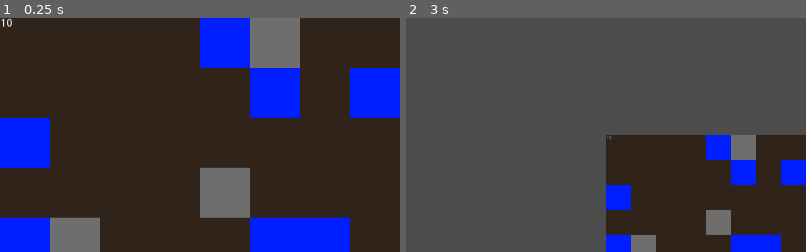
Above: before the commit, frames 1-2 (left to right).
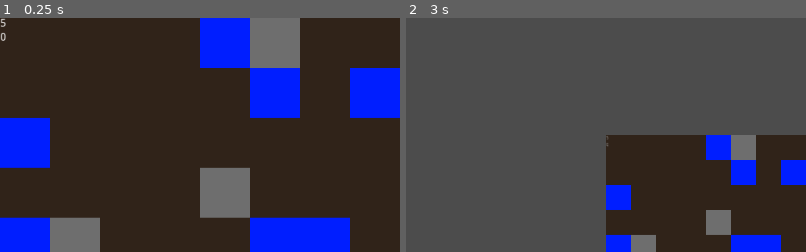
Above: after the commit, the same moments.

Repository: BigAwesome/SpringJam2D
Game: Godot game, scene res://scenes/game.tscn
Same seed, same stepped clock (60 frames per second), same inputs: the game is played once before the commit and once after it.
Inputs (mouse positions are % of the whole screen's width and height, from its top left):
- Up to frame 1 (0.25 s): no input
- Up to frame 2 (3 s): tap Enter at 0.5, 2 s; move the mouse to (72, 45) at 0.52 s; press the mouse at (72, 45) at 0.53 s; tap Space at 1.25, 2.75 s; move the mouse to (30, 55) at 1.27 s; release the mouse at (30, 55) at 1.28 s; click (30, 55) at 1.35 s; move the mouse to (60, 28) at 2.02 s; press the mouse at (60, 28) at 2.03 s; right-click (60, 28) at 2.1 s; move the mouse to (45, 70) at 2.77 s; release the mouse at (45, 70) at 2.78 s; tap Mouse wheel down (mouse_wheel_down) at 2.85 s
The pictures show only the part of the screen within x 0-50%, y 0-50%; the shares and areas given below are measured in that part.

The runs differ from the first frame. In frame 1, 0.1% of the frame differs, in the area x 0-3%, y 0-10%; in frame 2, less than 0.1%.

Commit message:
Added resource consumption example

Diff:
--- a/nodes/menus/score.tscn
+++ b/nodes/menus/score.tscn
@@ -4,5 +4,9 @@
 anchor_right = 1.0
 anchor_bottom = 1.0
 
-[node name="Cells" type="Label" parent="."]
+[node name="Roots" type="Label" parent="."]
 margin_bottom = 14.0
+
+[node name="Trunks" type="Label" parent="."]
+margin_top = 18.0
+margin_bottom = 32.0
--- a/scripts/plants/tree.gd
+++ b/scripts/plants/tree.gd
@@ -48,6 +48,7 @@
 					if(clicked_tile.y == trunk.y - 1 and (clicked_tile.x >= (trunk.x - 1) and clicked_tile.x <= (trunk.x + 1))):
 						treemap.set_cellv(clicked_tile, 3) #place trunk tile ------------------------- set to acctual tile number later on
 						trunks.append(clicked_tile)
+						Score.build_tile("trunks", levelmap.get_cellv(clicked_tile))
 					else:
 						print("Trunk needs to be connected to seed")
 				else: #under seed can only be root
@@ -83,6 +84,10 @@
 					if(root_found):
 						treemap.set_cellv(clicked_tile, 4) #place root tile ------------------------- set to acctual tile number later on
 						roots.append(clicked_tile)
+						var value = levelmap.get_cellv(clicked_tile)
+						Score.build_tile("roots", value)
+						if(value == Score.get_tile("water")):
+							Score.add_resource("trunks", 1)
 					else:
 						print("Root needs to be connected to seed")
 			else:
--- a/scripts/score.gd
+++ b/scripts/score.gd
@@ -4,12 +4,13 @@
 # Declare member variables here. Examples:
 onready var plants = []
 var ui_node
-var cells
+var trunks
+var roots
 
 export var ground_tile_names = {"rock": 0, "dirt": 1, "water": 2, "air": -1, "leaf": 5}
 export var ground_tile_values = [0, -1, 5, -1]
-export var player_resource_names = {"cells": 0}
-export var player_resource_score = [10]
+export var player_resource_names = {"roots": 0, "trunks": 1}
+export var player_resource_score = [5, 0]
 
 
 
@@ -24,15 +25,22 @@
 
 func set_resource(name, value):
 	player_resource_score[get_resource(name)] = value
-func build_tile(name, amount):
-	player_resource_score[get_resource(name)] += ground_tile_values[amount]
+
+func build_tile(name, tile):
+	add_resource(name,ground_tile_values[tile])
+
+func add_resource(name, amount):
+	player_resource_score[get_resource(name)] += amount
 
 # Called when the node enters the scene tree for the first time.
 func _ready():
 	plants = get_tree().get_nodes_in_group("Plant")
 	ui_node = get_tree().get_nodes_in_group("Score")[0]
-	set_resource("cells", player_resource_score[get_resource("cells")])
-	cells = ui_node.get_node("Cells")
+	set_resource("roots", player_resource_score[get_resource("roots")])
+	set_resource("trunks", player_resource_score[get_resource("trunks")])
+	trunks = ui_node.get_node("Trunks")
+	roots = ui_node.get_node("Roots")
 
 func _process(delta):
-	cells.text = player_resource_score[get_resource("cells")] as String
+	trunks.text = player_resource_score[get_resource("trunks")] as String
+	roots.text = player_resource_score[get_resource("roots")] as String
